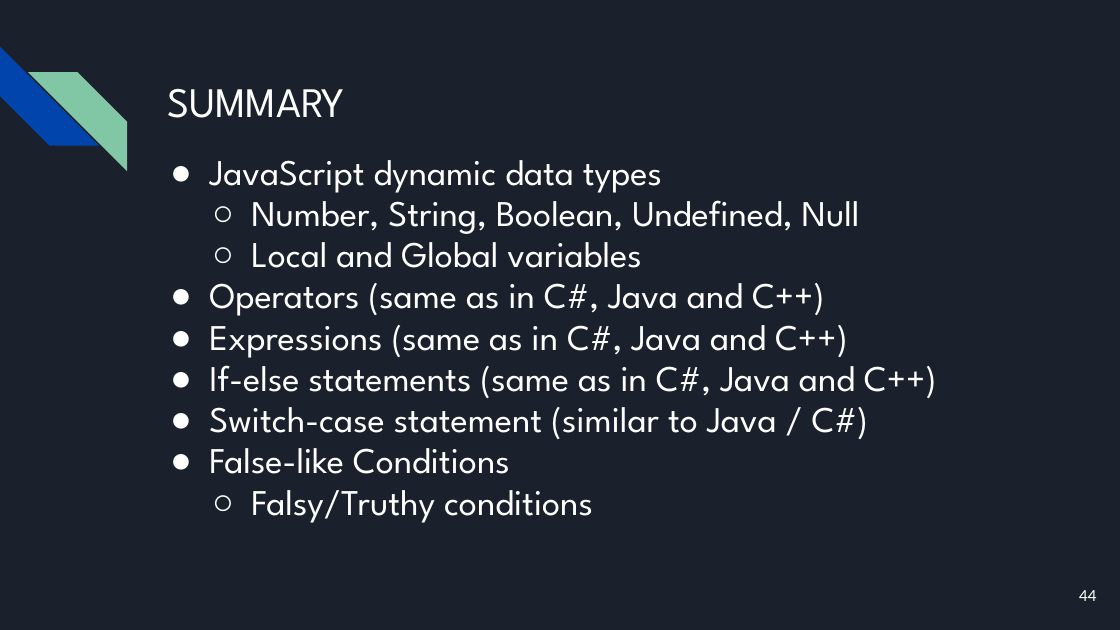
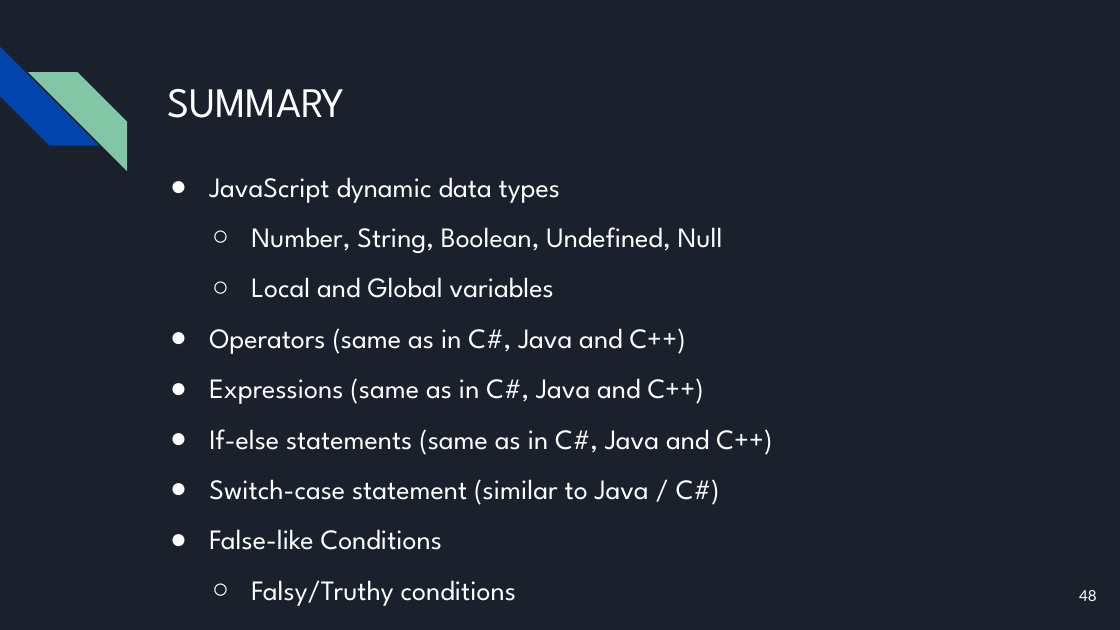
Before and after one commit to bulhard/Javascript-Programming-2022, a slide deck: slide 48 of Presentations/04 JavaScript syntax - Presentation.pptx (slide 44 before the commit). Drawn at 1120x630 pixels with LibreOffice and Linux fonts; fonts in the diff are those of the drawing. Boxes give left, top, right and bottom in pixels: in the first picture for what was removed or moved away, otherwise in the second. Text is boxed around its words. In the diff, an @@ line names an element or a change of style, - is before the commit and + after.

```diff
--- a/Presentations/04 JavaScript syntax - Presentation.pptx
+++ b/Presentations/04 JavaScript syntax - Presentation.pptx
@@ text "JavaScript dynamic data types" at <box>209,177,772,550</box>: size 31 to 24 pt; line spacing 0.95 to 1.5 @@
@@ page number at <box>1079,590,1097,601</box>: text changed @@
-44
+48
```
Also in this commit, not shown: 8 other slides changed, 4 slides added.
